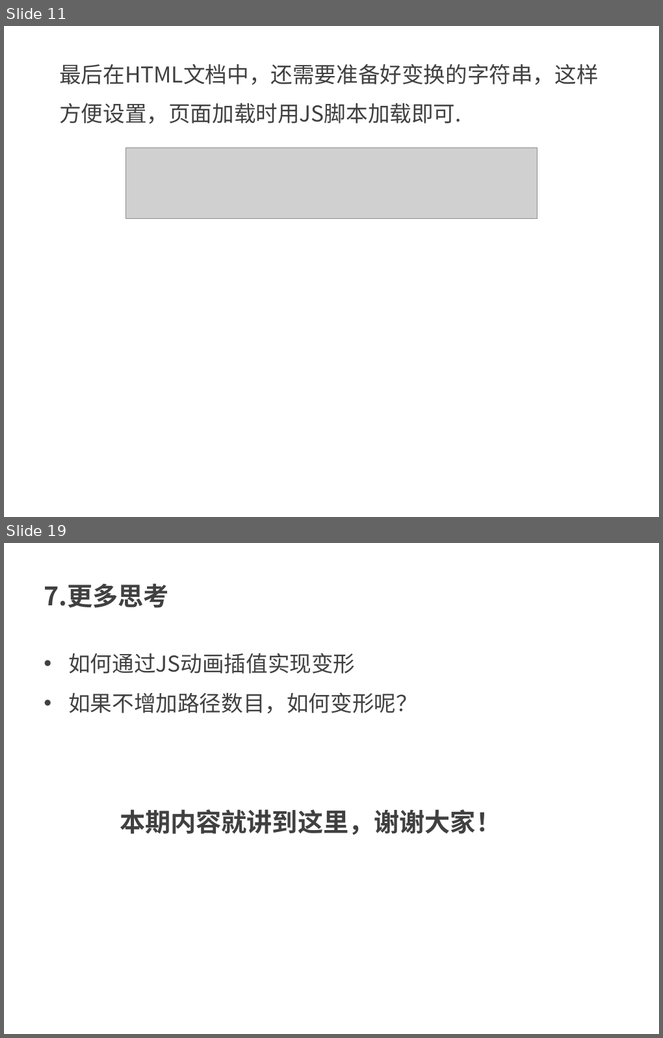
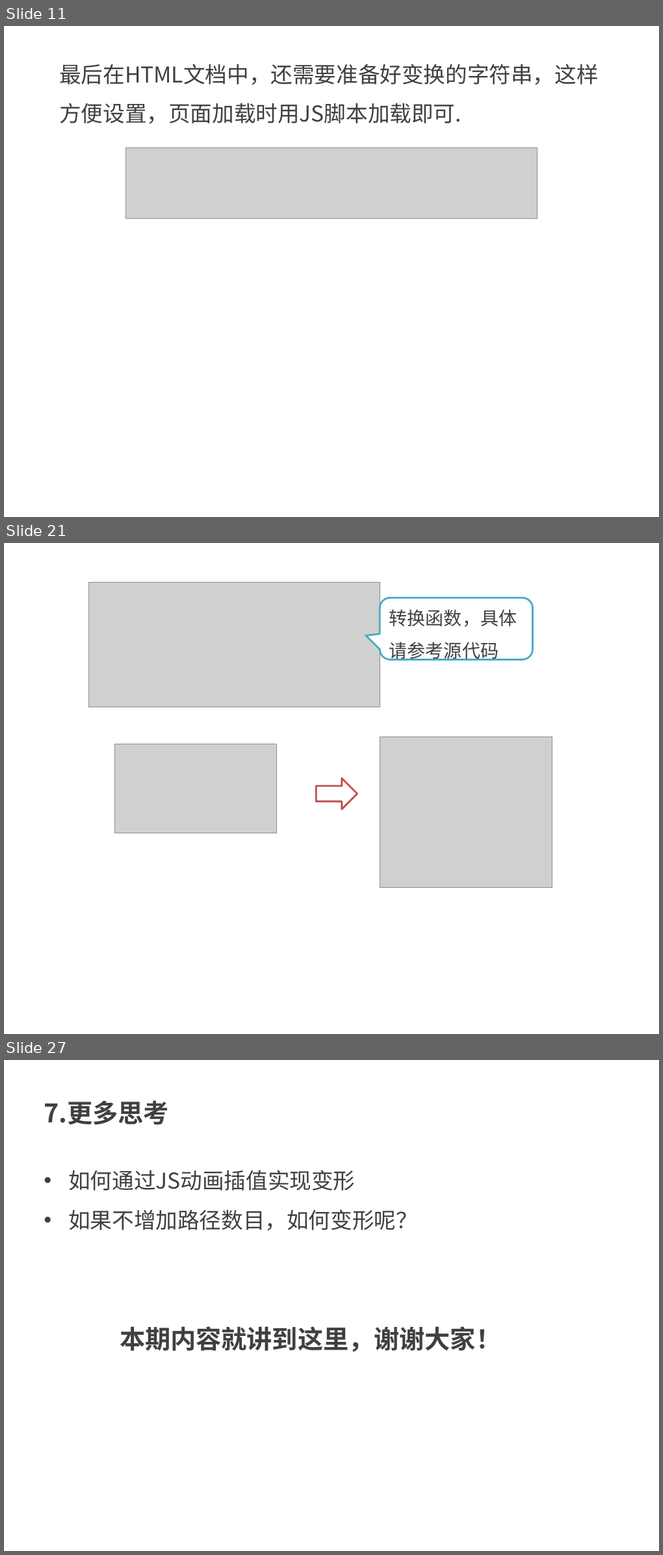
Before and after one commit to kong66/webAni, a slide deck: 21-svg-transform/21.pptx. Shown one above the other, each under a label of ours: slides 11 and 19 before the commit, slides 11, 21 and 27 after it; the slides between them are not shown. The pictures are 663x1038 and 663x1555 pixels, drawn with LibreOffice and Linux fonts; fonts in the diff are those of the drawing; grey boxes stand for pictures. Boxes give left, top, right and bottom in pixels: in the first picture for what was removed or moved away, otherwise in the second. Text is boxed around its words. In the diff, an @@ line names an element or a change of style, - is before the commit and + after.

```diff
--- a/21-svg-transform/21.pptx
+++ b/21-svg-transform/21.pptx
@@ slide 21 added at (x1=4, y1=543, x2=659, y2=1034), background #FFFFFF @@
@@ picture added at (x1=89, y1=582, x2=380, y2=707) @@
@@ rounded speech box added at (x1=380, y1=598, x2=532, y2=659), fill #FFFFFF, outline #4BACC6 2 pt, 20 pt, text #404040 @@
+转换函数，具体请参考源代码
@@ picture added at (x1=380, y1=737, x2=553, y2=887) @@
@@ picture added at (x1=114, y1=744, x2=276, y2=833) @@
@@ left arrow added at (x1=316, y1=778, x2=357, y2=809), fill #FFFFFF, outline #C0504D 2 pt @@
@@ what was slide 19 is now slide 27 @@
```
Also in this commit, not shown: 10 slides changed, 10 other slides added, 3 slides removed, 3 other files.
